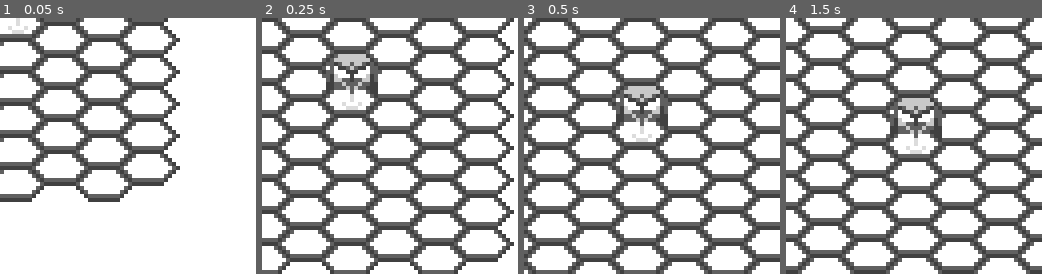
Above: before the commit, frames 1-4 (left to right).
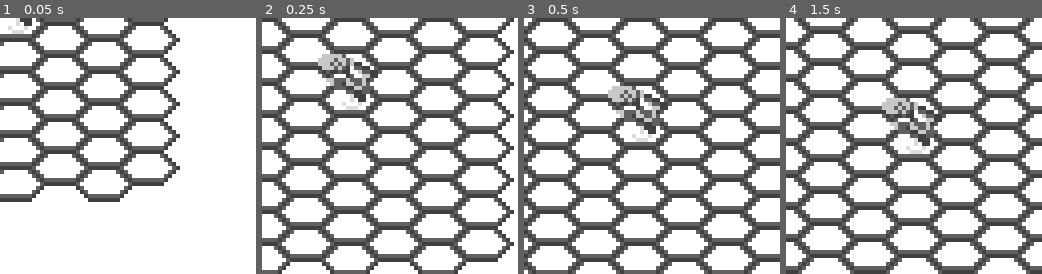
Above: after the commit, the same moments.

Repository: ObsidianBlk/TacCom
Game: Godot game, scene res://World.tscn
Two runs of this game, one before a commit and one after it. Both use one fixed random seed, a clock stepped at 60 frames per second and the inputs below.
Inputs (mouse positions are in pixels of both pictures, inside the frame that each line leads up to):
- Up to frame 1 (0.05 s): no input
- Up to frame 2 (0.25 s): no input
- Up to frame 3 (0.5 s): no input
- Up to frame 4 (1.5 s): tap Enter at 0.5 s; move the mouse to (970, 133) at 0.52 s; hold D (down_right) 0.53-1.28 s; click (970, 133) at 0.67 s; tap Space at 1.25 s; move the mouse to (862, 158) at 1.27 s; hold S (down) from 1.28 s (still down)

The runs differ from the first frame. In frame 1, 0.1% of the frame differs, in the area x 7-13%, y 0-4%; in frame 2, 2.3%, in the area x 21-46%, y 14-33%; in frame 3, 2.3%; in frame 4, 2.3%.

Commit message:
Hexmap cells can now have weight and be blocked. Started building out Ship with Components and Crewman!

Diff:
--- /dev/null
+++ b/Object/Ship/Components/ShipComponent.gd
@@ -0,0 +1,49 @@
+extends Node
+class_name ShipComponent
+
+
+# -----------------------------------------------------------
+# Signals
+# -----------------------------------------------------------
+signal damage_taken(component)
+signal destroyed(component)
+
+
+# -----------------------------------------------------------
+# Constants and Enums
+# -----------------------------------------------------------
+
+
+# -----------------------------------------------------------
+# Variables
+# -----------------------------------------------------------
+var _max_structure : float = 100
+var _structure : float = 100
+var _crew_count : int = 0
+
+
+# -----------------------------------------------------------
+# Public Methods
+# -----------------------------------------------------------
+func set_structure(sp : float) -> void:
+	_structure = max(0, min(sp, _max_structure))
+
+func get_structure() -> float:
+	return _structure
+
+func get_structure_percent() -> float:
+	return _structure / _max_structure
+
+func set_max_structure(msp : float, adjust_sp : bool = false) -> void:
+	_max_structure = max(1, msp)
+	if adjust_sp:
+		_structure = _max_structure
+	else:
+		_structure = min(_structure, _max_structure)
+
+func get_crew_count() -> int:
+	return _crew_count
+
+# -----------------------------------------------------------
+# Handler Methods
+# -----------------------------------------------------------
--- /dev/null
+++ b/Object/Ship/Crewman.gd
@@ -0,0 +1,35 @@
+extends Node
+class_name Crewman
+
+
+enum TYPE {GENERAL=0, OPERATIONS=1, MEDICAL=2, ENGINEERING=3, SCIENCE=4, TACTICAL=5}
+enum SKILL {LOW=1, AVERAGE=2, PROFICENT=3, TRAINED=4, EXPERT=5}
+
+export (TYPE) var type = TYPE.GENERAL
+export (SKILL) var skill_level = SKILL.LOW
+export (int, 1, 5) var constitution = 2
+export (int, 1, 5) var dexterity = 2
+
+var _health : int = 100
+var _wounds : int = 0 # Once three wounds are reached, the crewman is dead
+
+func treat(c : Crewman) -> void:
+	pass # Determine if and how well this crewman heals the given crewman
+
+func heal(amount : int) -> void:
+	_health = min(_health + amount, 100)
+
+func work_score() -> float:
+	var score = 0
+	if _health > 0 and _wounds < 3:
+		score = float(skill_level)
+		score *= (float(_health + (constitution * 10))/110)
+		if _wounds > 0:
+			score *= 1 - (float(_wounds)*0.3333)
+	return score
+
+func alive() -> bool:
+	return _health > 0
+
+func _handle_hazard(risk : float) -> void:
+	pass # Make a calculation on if a crewman gets hurt, by how much, and if they die
--- a/Object/Ship/Ship.gd
+++ b/Object/Ship/Ship.gd
@@ -6,6 +6,12 @@
 # Signals
 # -----------------------------------------------------------
 
+
+# -----------------------------------------------------------
+# Constants and Enums
+# -----------------------------------------------------------
+
+enum COMPARTMENT {FORE=0, MID=1, AFT=2}
 
 # -----------------------------------------------------------
 # Export Variables
@@ -49,17 +55,17 @@
 func _set_light_color(c : Color) -> void:
 	light_color = c
 	if sprite:
-		sprite.material.set_param_value("color_3_to", light_color)
+		sprite.material.set_shader_param("color_3_to", light_color)
 
 func _set_mid_color(c : Color) -> void:
 	mid_color = c
 	if sprite:
-		sprite.material.set_param_value("color_1_to", mid_color)
+		sprite.material.set_shader_param("color_1_to", mid_color)
 
 func _set_dark_color(c : Color) -> void:
 	dark_color = c
 	if sprite:
-		sprite.material.set_param_value("color_2_to", dark_color)
+		sprite.material.set_shader_param("color_2_to", dark_color)
 
 func set_facing(f : float) -> void:
 	if f < 0:
@@ -73,7 +79,12 @@
 # Override Methods
 # -----------------------------------------------------------
 func _ready() -> void:
-	pass
+	if sprite:
+		sprite.texture = texture
+		sprite.material.set_shader_param("color_3_to", light_color)
+		sprite.material.set_shader_param("color_1_to", mid_color)
+		sprite.material.set_shader_param("color_2_to", dark_color)
+		_swapFacing(facing_edge())
 
 # -----------------------------------------------------------
 # Private Methods
--- a/Object/Ship/Ship.tscn
+++ b/Object/Ship/Ship.tscn
@@ -1,7 +1,6 @@
-[gd_scene load_steps=5 format=2]
+[gd_scene load_steps=4 format=2]
 
 [ext_resource path="res://Shaders/Fragment/colorswap.shader" type="Shader" id=1]
-[ext_resource path="res://Assets/Graphics/TAC_Ship.png" type="Texture" id=2]
 [ext_resource path="res://Object/Ship/Ship.gd" type="Script" id=3]
 
 [sub_resource type="ShaderMaterial" id=1]
@@ -9,11 +8,11 @@
 shader_param/use_screen = false
 shader_param/alpha = 1.0
 shader_param/color_1_from = Color( 0.25098, 0.25098, 0.25098, 1 )
-shader_param/color_1_to = Color( 0.513726, 0.505882, 0.392157, 1 )
+shader_param/color_1_to = Color( 0, 0, 0, 0 )
 shader_param/color_2_from = Color( 0.376471, 0.376471, 0.376471, 1 )
-shader_param/color_2_to = Color( 0.643137, 0.635294, 0.54902, 1 )
+shader_param/color_2_to = Color( 0, 0, 0, 0 )
 shader_param/color_3_from = Color( 0.784314, 0.784314, 0.784314, 1 )
-shader_param/color_3_to = Color( 0.870588, 0.839216, 0.823529, 1 )
+shader_param/color_3_to = Color( 0, 0, 0, 0 )
 shader_param/color_4_from = Color( 0.862745, 0.862745, 0.862745, 1 )
 shader_param/color_4_to = Color( 0.564706, 1, 0.996078, 0.501961 )
 shader_param/color_5_from = Color( 1, 1, 1, 1 )
@@ -32,6 +31,5 @@
 [node name="Sprite" type="Sprite" parent="."]
 material = SubResource( 1 )
 position = Vector2( 0, -6.07015 )
-texture = ExtResource( 2 )
 region_enabled = true
 region_rect = Rect2( 0, 0, 16, 16 )
--- a/Scenes/Region/Hexmap.gd
+++ b/Scenes/Region/Hexmap.gd
@@ -28,9 +28,10 @@
 # Variables
 # -----------------------------------------------------------
 var ready = false
-var _cells = []
+var _cell_grid = []
+var _cell_info = {}
 var _positional_offset = Vector2.ZERO
-var _highlight = {}
+var _highlights = {}
 
 var last_position = null
 
@@ -42,7 +43,7 @@
 
 func _set_hex_image(i : Texture) -> void:
 	hex_image = i
-	for cell in _cells:
+	for cell in _cell_grid:
 		cell.sprite.texture = i
 
 func _set_hex_offset(o : Vector2) -> void:
@@ -55,10 +56,11 @@
 
 func _set_hex_color(c : Color) -> void:
 	hex_color = c
-	if _cells.size() > 0:
-		for cell in _cells:
-			if not ("%sx%s" % [cell.c, cell.r] in _highlight):
-				_AssignColorToSprite(cell.sprite, hex_color)
+	if _cell_grid.size() > 0:
+		for cell in _cell_grid:
+			pass
+			#if not ("%sx%s" % [cell.c, cell.r] in _highlight):
+			#	_AssignColorToSprite(cell.sprite, hex_color)
 
 func _set_viewport_size(v : Vector2) -> void:
 	if v.x >= 0 and v.y >= 0:
@@ -85,7 +87,7 @@
 func _ready() -> void:
 	ready = true
 	_set_centered(centered)
-	if _cells.size() <= 0:
+	if _cell_grid.size() <= 0:
 		_CreateGrid()
 
 func _process(_delta : float) -> void:
@@ -100,33 +102,56 @@
 # "Private" Methods
 # -----------------------------------------------------------
 
-func _AssignColorToSprite(sprite : Sprite, color : Color) -> void:
+func _key(c : Vector2) -> String:
+	return "%sx%s" % [floor(c.x), floor(c.y)]
+
+func _AssignCellInfo(coord : Vector2, property : String, value) -> void:
+	var key = _key(coord)
+	if value == null:
+		if key in _cell_info:
+			_cell_info[key].erase(property)
+			if _cell_info[key].keys().size() <= 0:
+				_cell_info.erase(key)
+	else:
+		if not key in _cell_info:
+			_cell_info[key] = {}
+		_cell_info[key][property] = value
+
+func _GetCellInfo(coord : Vector2, property : String, default_value = null):
+	var key = _key(coord)
+	if key in _cell_info:
+		if property in _cell_info[key]:
+			return _cell_info[key][property]
+	return default_value
+
+func _AssignColorToSprite(sprite : Sprite, color : Color, z : int = 0) -> void:
 	var mat = sprite.material
 	var color_alias = Color(color.r * 0.6, color.g * 0.6, color.b * 0.6, 0.4)
 	mat.set_shader_param("color_1_from", BASE_COLOR)
 	mat.set_shader_param("color_1_to", color)
 	mat.set_shader_param("color_2_from", ALIAS_COLOR)
 	mat.set_shader_param("color_2_to", color_alias)
+	sprite.z_index = z
 
 func _UpdateGridOffset() -> void:
-	if _cells.size() > 0:
-		for cell in _cells:
+	if _cell_grid.size() > 0:
+		for cell in _cell_grid:
 			cell.global_coord = world_to_coord(cell.sprite.global_position)
 			#if cell.global_coord.x < 0 or cell.global_coord.y < 0:
 			#	cell.sprite.visible = false
 			#else:
 			#	cell.sprite.visible = true
-			var key = "%sx%s"%[cell.global_coord.x, cell.global_coord.y]
-			if key in _highlight:
-				_AssignColorToSprite(cell.sprite, _highlight[key])
+			if cell.global_coord in _highlights:
+				_AssignColorToSprite(cell.sprite, _highlights[cell.global_coord], 1)
 			else:
-				_AssignColorToSprite(cell.sprite, hex_color)
+				_AssignColorToSprite(cell.sprite, hex_color, 0)
+
 
 func _RemoveGrid() -> void:
 	if not ready:
 		return
 
-	_cells = []
+	_cell_grid = []
 	for c in get_children():
 		remove_child(c)
 		c.call_deferred("queue_free")
@@ -151,7 +176,7 @@
 			sprite.material = ShaderMaterial.new()
 			sprite.material.shader = preload("res://Shaders/Fragment/colorswap.shader")
 			add_child(sprite)
-			_cells.append({
+			_cell_grid.append({
 				"coord": Vector2(col, row),
 				"global_coord": Vector2(col, row),
 				"sprite": sprite
@@ -185,22 +210,48 @@
 			return coord + Vector2(1, y_ru)
 	return coord
 
-func highlight_cell(c : int, r : int, color : Color) -> void:
-	var key = "%sx%s" % [c, r]
-	_highlight[key] = color
-
-func clear_highlight_cell(c : int, r : int) -> void:
-	var key = "%sx%s" % [c, r]
-	_highlight.erase(key)
+func set_cell_weight(c : int, r : int, weight : float) -> void:
+	_AssignCellInfo(Vector2(c, r), "weight", weight if weight > 1 else null)
+
+func set_coord_weight(coord : Vector2, weight : float) -> void:
+	set_cell_weight(int(coord.x), int(coord.y), weight)
+
+func set_cell_blocked(c : int, r : int, blocked : bool = true) -> void:
+	_AssignCellInfo(Vector2(c, r), "blocked", true if blocked else null)
+
+func set_coord_blocked(coord : Vector2, blocked : bool = true) -> void:
+	set_cell_blocked(int(coord.x), int(coord.y), blocked)
+
+func highlight_cell(c : int, r : int, color : Color, noupdate : bool = false) -> void:
+	_highlights[Vector2(c, r)] = color
+	if not noupdate:
+		_UpdateGridOffset()
+
+func clear_highlight_cell(c : int, r : int, noupdate : bool = false) -> void:
+	_highlights.erase(Vector2(c, r))
+	if not noupdate:
+		_UpdateGridOffset()
 
 func highlight_coord(coord : Vector2, color : Color) -> void:
 	highlight_cell(int(coord.x), int(coord.y), color)
 
+func highlight_coords(coords : Array, color : Color) -> void:
+	for c in coords:
+		if c is Vector2:
+			highlight_cell(int(c.x), int(c.y), color, true)
+	_UpdateGridOffset()
+
 func clear_highlight_coord(coord : Vector2) -> void:
 	clear_highlight_cell(int(coord.x), int(coord.y))
 
+func clear_highlight_coords(coords : Array) -> void:
+	for c in coords:
+		if c is Vector2:
+			clear_highlight_cell(int(c.x), int(c.y), true)
+	_UpdateGridOffset()
+
 func clear_highlights() -> void:
-	_highlight = {}
+	_highlights = {}
 
 func get_cells_at_distance(c : int, r : int, radius : int, inclusive : bool = false) -> Array:
 	var cells = []
@@ -222,6 +273,66 @@
 		ti += 1
 	return cells
 
+func get_cells_at_distance_from_coord(coord : Vector2, radius : int, inclusive : bool = false) -> Array:
+	return get_cells_at_distance(int(coord.x), int(coord.y), radius, inclusive)
+
+
+func get_simple_path(from : Vector2, to : Vector2) -> Array:
+	# Breath First Search
+	var cells = []
+	var frontier = [from]
+	var came_from = {}
+	came_from[from] = null
+
+	while frontier.size() > 0:
+		var cell = frontier.pop_back()
+		for e in EDGE.keys():
+			var next_cell = get_neighbor_coord(cell, EDGE[e])
+			if not _GetCellInfo(next_cell, "blocked", false) and not next_cell in came_from:
+				frontier.push_back(next_cell)
+				came_from[next_cell] = cell
+				if next_cell == to:
+					frontier.clear()
+
+	var cur = to
+	while came_from[cur] != null:
+		cells.push_front(cur)
+		cur = came_from[cur]
+
+	return cells
+
+
+func get_astar_path(from : Vector2, to : Vector2, min_weight : float = 1) -> Array:
+	var cells = []
+	var frontier = PriorityQueue.new()
+	frontier.put(from, 0)
+	var came_from = {}
+	var cost = {}
+	came_from[from] = null
+	cost[from] = 0
+
+	while not frontier.empty():
+		var cell = frontier.pop()
+
+		for e in EDGE.keys():
+			var next_cell = get_neighbor_coord(cell, EDGE[e])
+			var blocked = _GetCellInfo(next_cell, "blocked", false)
+			var new_cost = cost[cell] + max(_GetCellInfo(next_cell, "weight", min_weight), min_weight)
+			if not blocked and (not next_cell in cost or cost[next_cell] > new_cost):
+				cost[next_cell] = new_cost
+				var priority = new_cost + (abs(to.x - next_cell.x) + abs(to.y - next_cell.y))
+				frontier.put(priority, next_cell)
+				came_from[next_cell] = cell
+				if next_cell == to:
+					frontier.clear()
+
+	var cur = to
+	while came_from[cur] != null:
+		cells.push_front(cur)
+		cur = came_from[cur]
+
+	return cells
+
 
 func map_to_world(c : int, r : int) -> Vector2:
 	var x = float(c) * hex_offset.x
--- a/Scenes/Region/Region.gd
+++ b/Scenes/Region/Region.gd
@@ -33,7 +33,7 @@
 func _set_target_path(t : NodePath) -> void:
 	target_path = t
 	if target_path != "":
-		target = get_node(target_path)
+		target = get_node_or_null(target_path)
 	else:
 		target = null
 
--- /dev/null
+++ b/Scripts/PriorityQueue.gd
@@ -0,0 +1,24 @@
+extends Node
+class_name PriorityQueue
+
+
+var _data = []
+
+func _sort_priority(a, b) -> bool:
+	return a[0] > b[0]
+
+func put(priority : float, value) -> void:
+	_data.append([priority, value])
+	_data.sort_custom(self, "_sort_priority")
+
+func pop():
+	return _data.pop_back()
+
+func empty() -> bool:
+	return _data.empty()
+
+func size() -> int:
+	return _data.size()
+
+func clear() -> void:
+	_data.clear()
--- a/World.gd
+++ b/World.gd
@@ -1,6 +1,6 @@
 extends Node2D
 
-onready var logo_node = get_node("Logo")
+onready var logo_node = get_node_or_null("Logo")
 
 func _on_logo_complete() -> void:
 	remove_child(logo_node)
--- a/project.godot
+++ b/project.godot
@@ -9,6 +9,11 @@
 config_version=4
 
 _global_script_classes=[ {
+"base": "Node",
+"class": "Crewman",
+"language": "GDScript",
+"path": "res://Object/Ship/Crewman.gd"
+}, {
 "base": "Node2D",
 "class": "Entity",
 "language": "GDScript",
@@ -19,6 +24,11 @@
 "language": "GDScript",
 "path": "res://Scenes/Region/Hexmap.gd"
 }, {
+"base": "Node",
+"class": "PriorityQueue",
+"language": "GDScript",
+"path": "res://Scripts/PriorityQueue.gd"
+}, {
 "base": "Node2D",
 "class": "Region",
 "language": "GDScript",
@@ -28,12 +38,20 @@
 "class": "Ship",
 "language": "GDScript",
 "path": "res://Object/Ship/Ship.gd"
+}, {
+"base": "Node",
+"class": "ShipComponent",
+"language": "GDScript",
+"path": "res://Object/Ship/Components/ShipComponent.gd"
 } ]
 _global_script_class_icons={
+"Crewman": "",
 "Entity": "",
 "Hexmap": "",
+"PriorityQueue": "",
 "Region": "",
-"Ship": ""
+"Ship": "",
+"ShipComponent": ""
 }
 
 [application]
